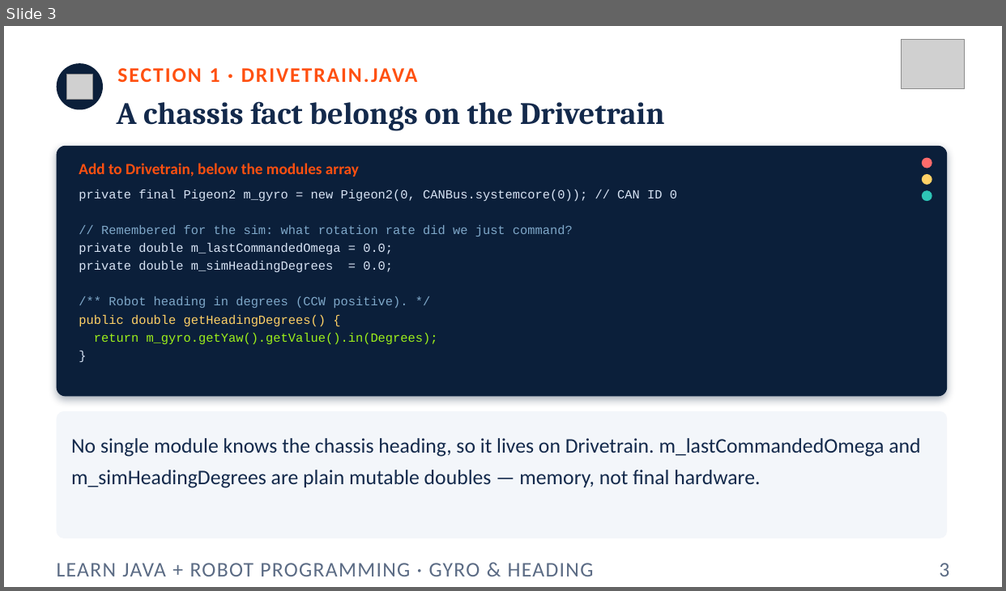
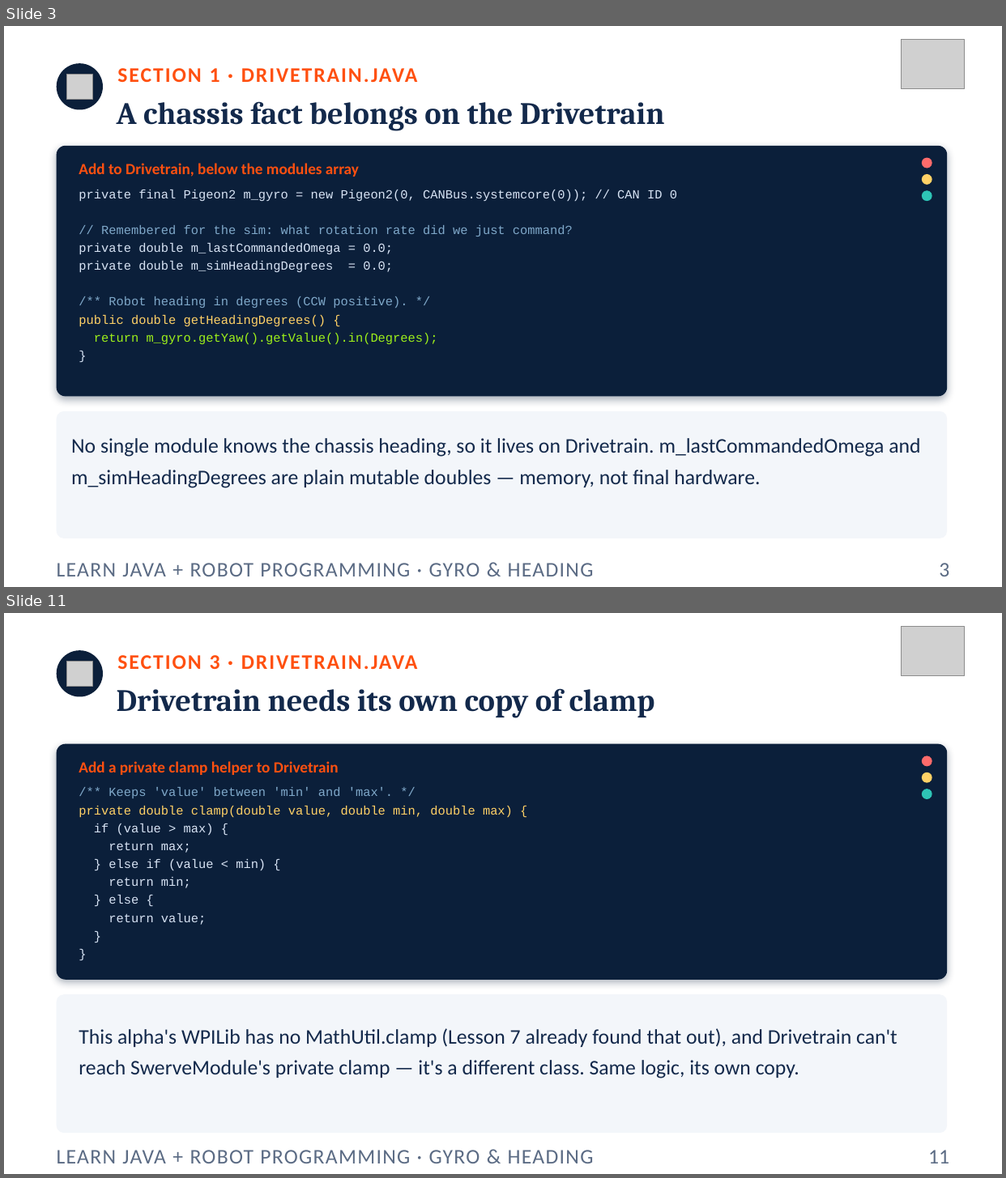
Before and after one commit to FRC5010/BasicRobotLessons, a slide deck: docs/presentations/v3/08-gyro-heading.pptx. Shown one above the other, each under a label of ours: slide 3 before the commit, slides 3 and 11 after it; the slides between them are not shown. The pictures are 1006x591 and 1006x1178 pixels, drawn with LibreOffice and Linux fonts; fonts in the diff are those of the drawing; grey boxes stand for pictures. Boxes give left, top, right and bottom in pixels: in the first picture for what was removed or moved away, otherwise in the second. Text is boxed around its words. In the diff, an @@ line names an element or a change of style, - is before the commit and + after.

```diff
--- a/docs/presentations/v3/08-gyro-heading.pptx
+++ b/docs/presentations/v3/08-gyro-heading.pptx
@@ slide 11 added at box(4, 613, 1002, 1174), background #FFFFFF @@
@@ picture added at box(901, 627, 965, 676) @@
@@ ellipse added at box(57, 650, 103, 697), fill #0B1F3A @@
@@ picture added at box(67, 661, 92, 687) @@
@@ text added at box(117, 655, 418, 669), 20 pt, text #FF5010, bold @@
+SECTION 3 · DRIVETRAIN.JAVA
@@ text added at box(117, 688, 655, 718), 30 pt, text #13294B, bold @@
+Drivetrain needs its own copy of clamp
@@ rounded rectangle added at box(57, 744, 948, 980), fill #0B1F3A @@
@@ ellipse added at box(922, 756, 932, 766), fill #FF6B6B @@
@@ text added at box(79, 761, 339, 775), 15 pt, text #FF5010, bold @@
+Add a private clamp helper to Drivetrain
@@ ellipse added at box(922, 773, 932, 783), fill #FFD166 @@
@@ text added at box(79, 787, 513, 925), 12 pt, text #D7E3F4 @@
+/** Keeps 'value' between 'min' and 'max'. */
+private double clamp(double value, double min, double max) {
+if (value > max) {
+return max;
+} else if (value < min) {
+return min;
+} else {
+return value;
+}
+}
@@ ellipse added at box(922, 789, 932, 799), fill #2EC4B6 @@
@@ rounded rectangle added at box(57, 995, 948, 1133), fill #F3F6FA @@
@@ text added at box(79, 1029, 897, 1079), 20 pt, text #13294B @@
+This alpha's WPILib has no MathUtil.clamp (Lesson 7 already found that out), and Drivetrain can't reach SwerveModule's private clamp — it's a different class. Same logic, its own copy.
@@ text added at box(57, 1150, 594, 1164), 20 pt, text #5B6B84 @@
+LEARN JAVA + ROBOT PROGRAMMING · GYRO & HEADING
@@ text added at box(928, 1150, 949, 1164), 20 pt, text #5B6B84 @@
+11
```
Also in this commit, not shown: 9 slides changed, 4 other slides added, 2 other files.
